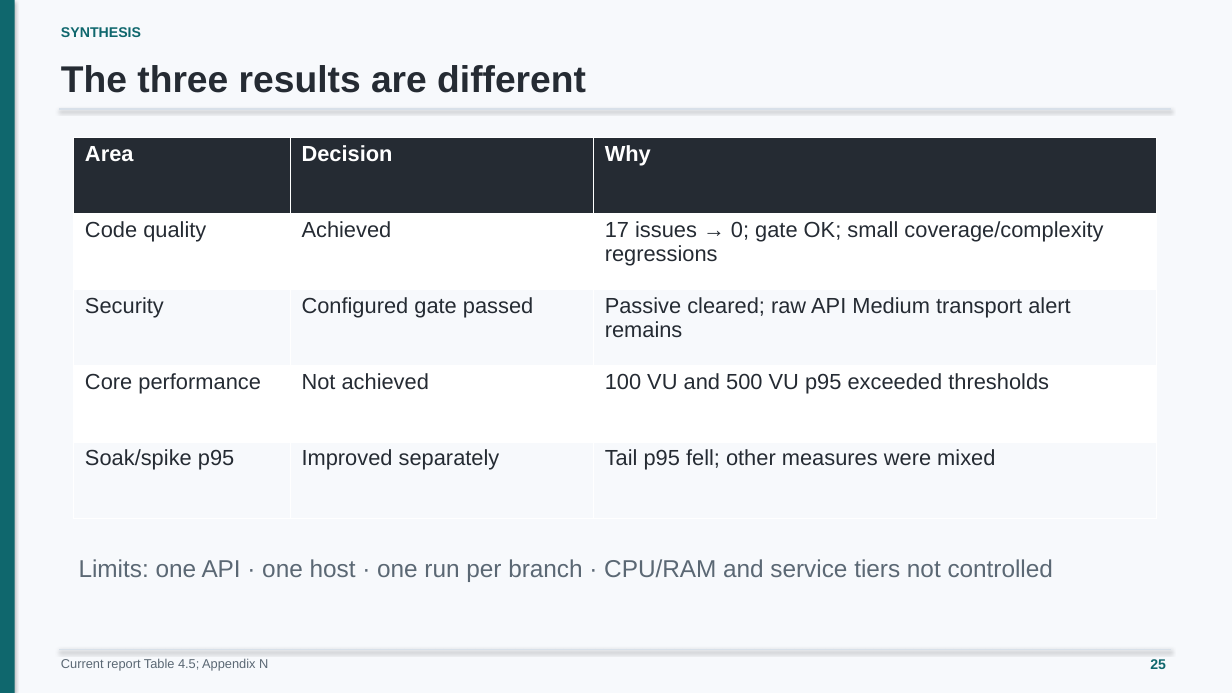
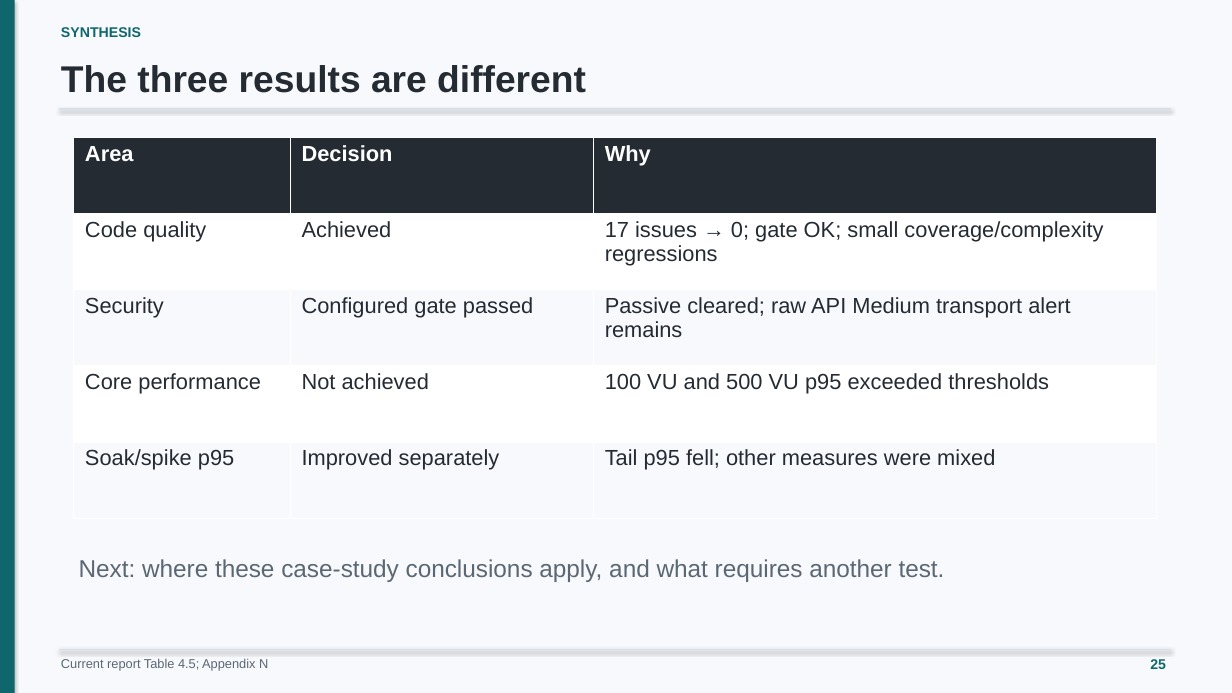
Before and after one commit to minatozaki98/financial-accounting, a slide deck: slide 25 of Document/outputs/final-defense/G6519692_Zaw_Ye_Htut_Ko_Final_Thesis_Defense.pptx. Drawn at 1232x693 pixels with LibreOffice and Linux fonts; fonts in the diff are those of the drawing. Boxes give left, top, right and bottom in pixels: in the first picture for what was removed or moved away, otherwise in the second. Text is boxed around its words. In the diff, an @@ line names an element or a change of style, - is before the commit and + after.

```diff
--- a/Document/outputs/final-defense/G6519692_Zaw_Ye_Htut_Ko_Final_Thesis_Defense.pptx
+++ b/Document/outputs/final-defense/G6519692_Zaw_Ye_Htut_Ko_Final_Thesis_Defense.pptx
@@ text at <box>79,559,945,582</box>: text changed @@
-Limits: one API · one host · one run per branch · CPU/RAM and service tiers not controlled
+Next: where these case-study conclusions apply, and what requires another test.
```
Also in this commit, not shown: 19 other slides changed, 1 slide added, 2 other files.
